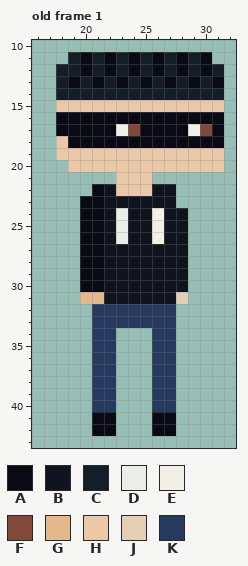
Edited in one commit: pixel-art file (assets/textures/ase files/main-character.ase). The picture above is the old version.
50x50 pixels, 23 frames. Shown: old frame 1: x 16..32, y 10..43. The commit also changed other frames, which this record leaves out.
Palette (. is transparent): A #090a14  B #10141f  C #151d28  D #ebede9  E #f2f0e5  F #80493a  G #e3b88a  H #ebc8a7  J #e5ceb4  K #253a5e
Pixels before, old frame 1, first column x 18:
11 .CACACACACACA.
12 CCACACACACACAC
13 CACACACACACACA
14 CCCCCCCCCCCCCC
15 HHHHHHHHHHHHHH
16 AAAAAAAAAAAAAA
17 AAAAAEFAAAAEFA
18 HAAAAAAAAAAAAA
19 HHHHHHHHHHHHHH
20 .HHHHHHHHHHHHH
21 .....HHH......
22 ...ABHHHBB....
23 ..AABBBBBB....
24 ..AABDBBEBB...
25 ..AABDBBEBB...
26 ..AABDBBEBB...
27 ..AABBBBBBB...
28 ..AABBBBBBB...
29 ..AABBBBBBB...
30 ..AABBBBBBB...
31 ..GGBBBBBBJ...
32 ...KKKKKKK....
33 ...KKKKKKK....
34 ...KK...KK....
35 ...KK...KK....
36 ...KK...KK....
37 ...KK...KK....
38 ...KK...KK....
39 ...KK...KK....
40 ...KK...KK....
41 ...AA...AA....
42 ...AA...AA....
After:
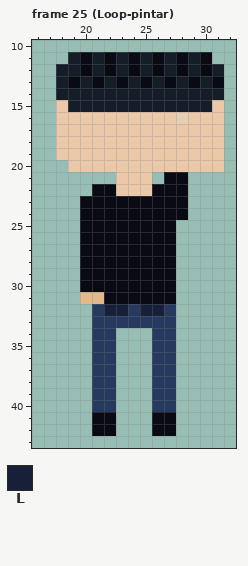
Colours new in this view: L #172038
A new or re-ordered frame is compared with the old frame closest to it.
From old to new:
frames 23 -> 26
Changed rows in their new state; - is an unchanged pixel.
Frame 25 (Loop-pintar) is new; against old frame 1:
first column x 18:
15 -CCCCCCCCCCCC-
16 HHHHHHHHHHJHHH
17 HHHHHHHHHHHHHH
18 -HHHHHHHHHHHHH
21 ---------AA---
22 ----A---AAA---
23 ----AAAAAAA---
24 ----AAAAAAA---
25 ----AAAAAA.---
26 ----AAAAAA.---
27 ----AAAAAA.---
28 ----AAAAAA.---
29 ----AAAAAA.---
30 ----AAAAAA.---
31 ----AAAAAA.---
32 ----LL-LL-----
Changed places in both pictures, as pixel boxes (x1, y1, x2, y2):
changed: (56, 100, 224, 316)
